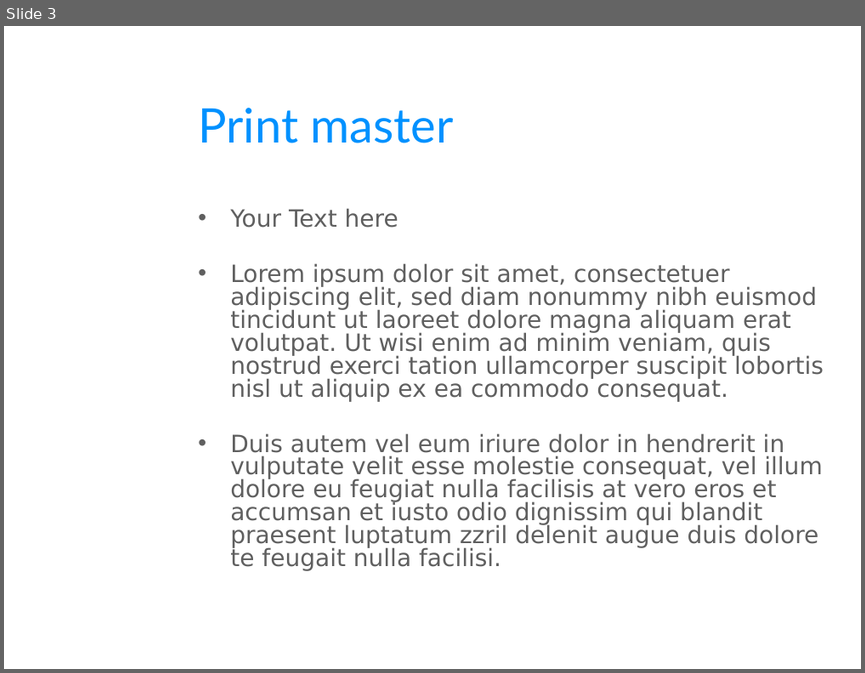
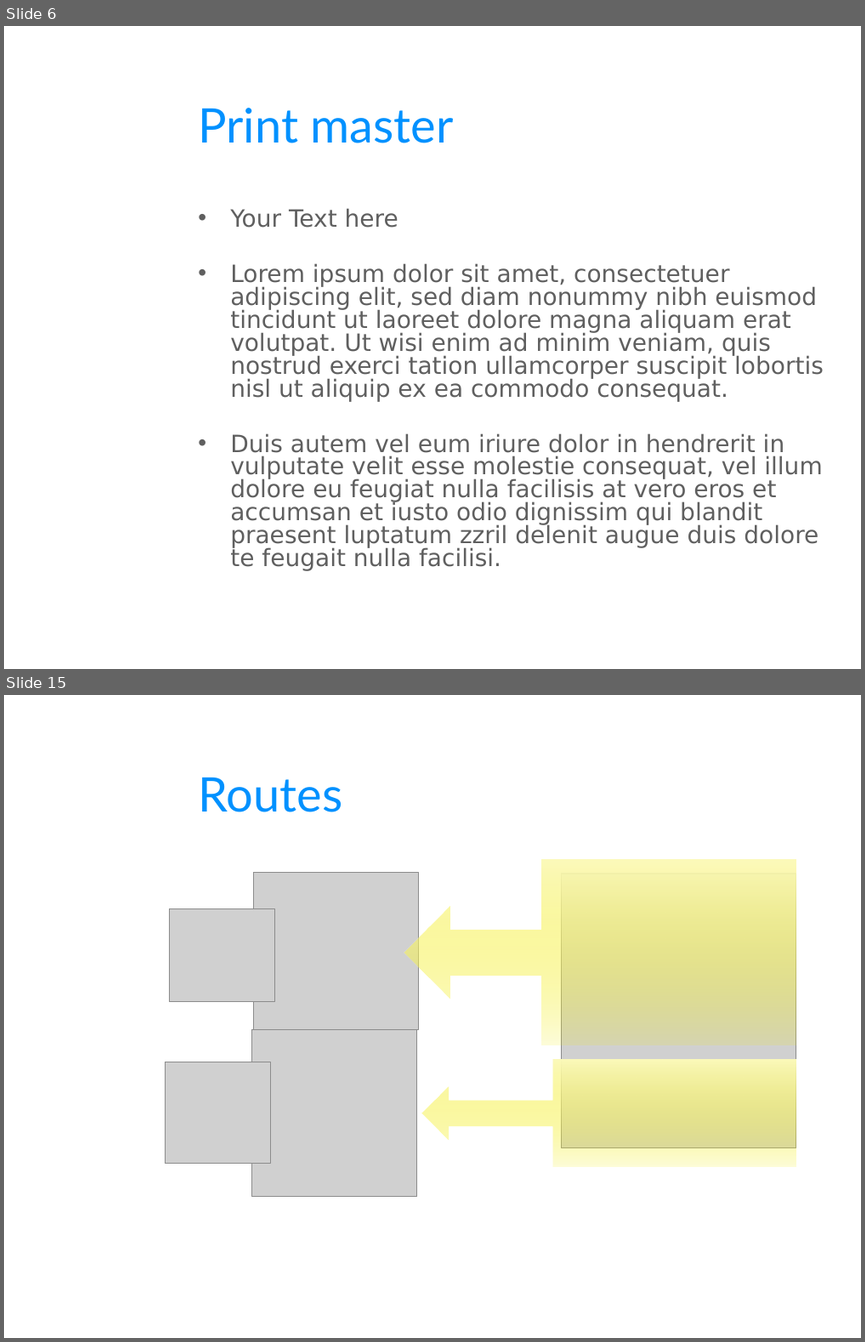
Before and after one commit to FeedMapping/Schema, a slide deck: slide/ppt/Mapping-Solutions.pptx. Shown one above the other, each under a label of ours: slide 3 before the commit, slides 6 and 15 after it; the slides between them are not shown. The pictures are 865x673 and 865x1342 pixels, drawn with LibreOffice and Linux fonts; fonts in the diff are those of the drawing; grey boxes stand for pictures; background and template pictures are left out. Boxes give left, top, right and bottom in pixels: in the first picture for what was removed or moved away, otherwise in the second. Text is boxed around its words. In the diff, an @@ line names an element or a change of style, - is before the commit and + after.

```diff
--- a/slide/ppt/Mapping-Solutions.pptx
+++ b/slide/ppt/Mapping-Solutions.pptx
@@ slide 15 added at <box>4,695,861,1338</box>, background picture (left out) @@
@@ title added at <box>198,777,342,812</box>, 40 pt, text #0091FF @@
+Routes
@@ picture added at <box>254,873,419,1029</box> @@
@@ left arrow callout added at <box>404,860,795,1045</box>, fill gradient #FCFBDF to #F4EE00 @@
@@ picture added at <box>561,873,795,1147</box> @@
@@ picture added at <box>170,909,275,1002</box> @@
@@ picture added at <box>252,1029,417,1197</box> @@
@@ picture added at <box>166,1061,270,1163</box> @@
@@ left arrow callout added at <box>422,1059,795,1166</box>, fill gradient #FCFBDF to #F4EE00 @@
@@ what was slide 3 is now slide 6 @@
```
Also in this commit, not shown: 23 other slides added, 1 slide removed, 1 other file.
